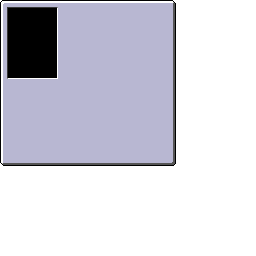
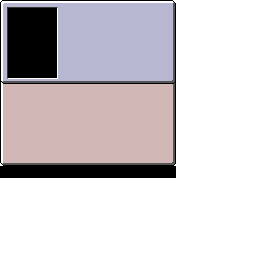
Layered file, before and after one edit (256x256). Changes by layer:
added layer "f" above "inventory.png" over [1, 81, 175, 84]
painted on "inventory.png" over [0, 80, 176, 178]
painted on "bg" over [3, 81, 173, 163]
